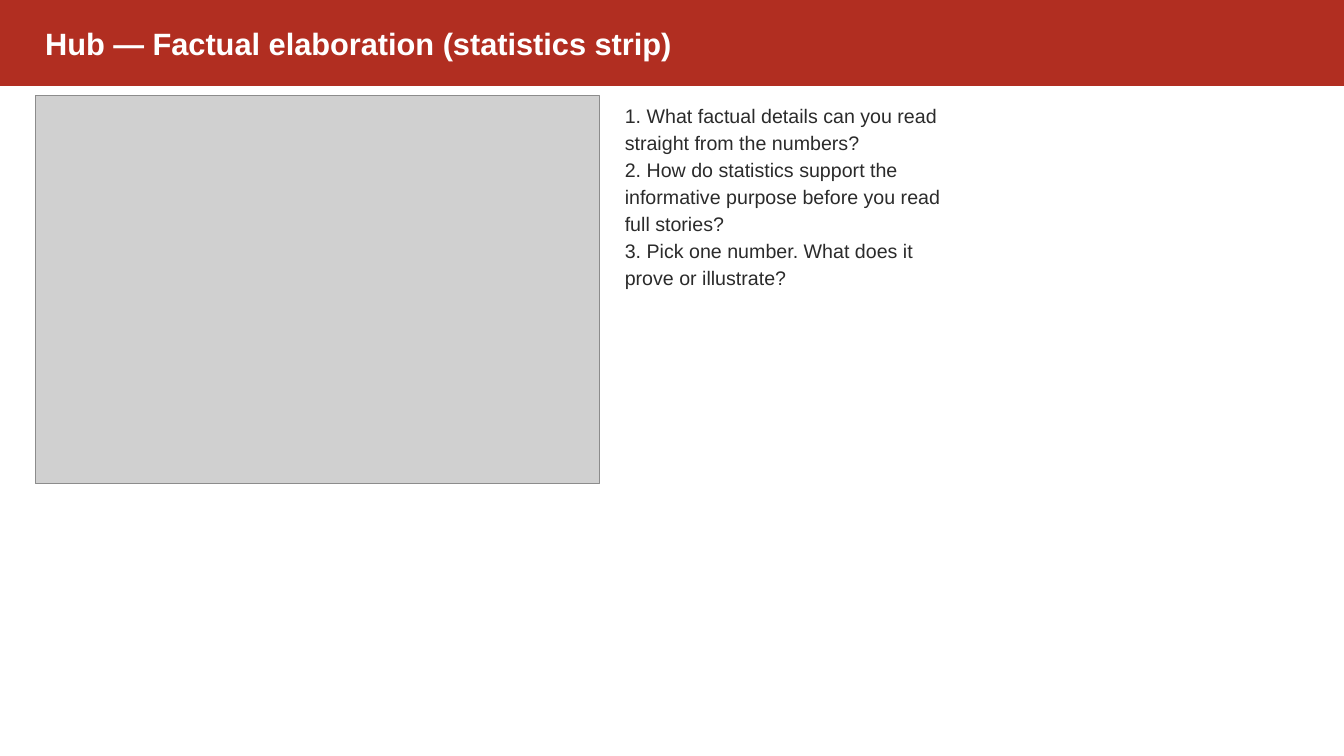
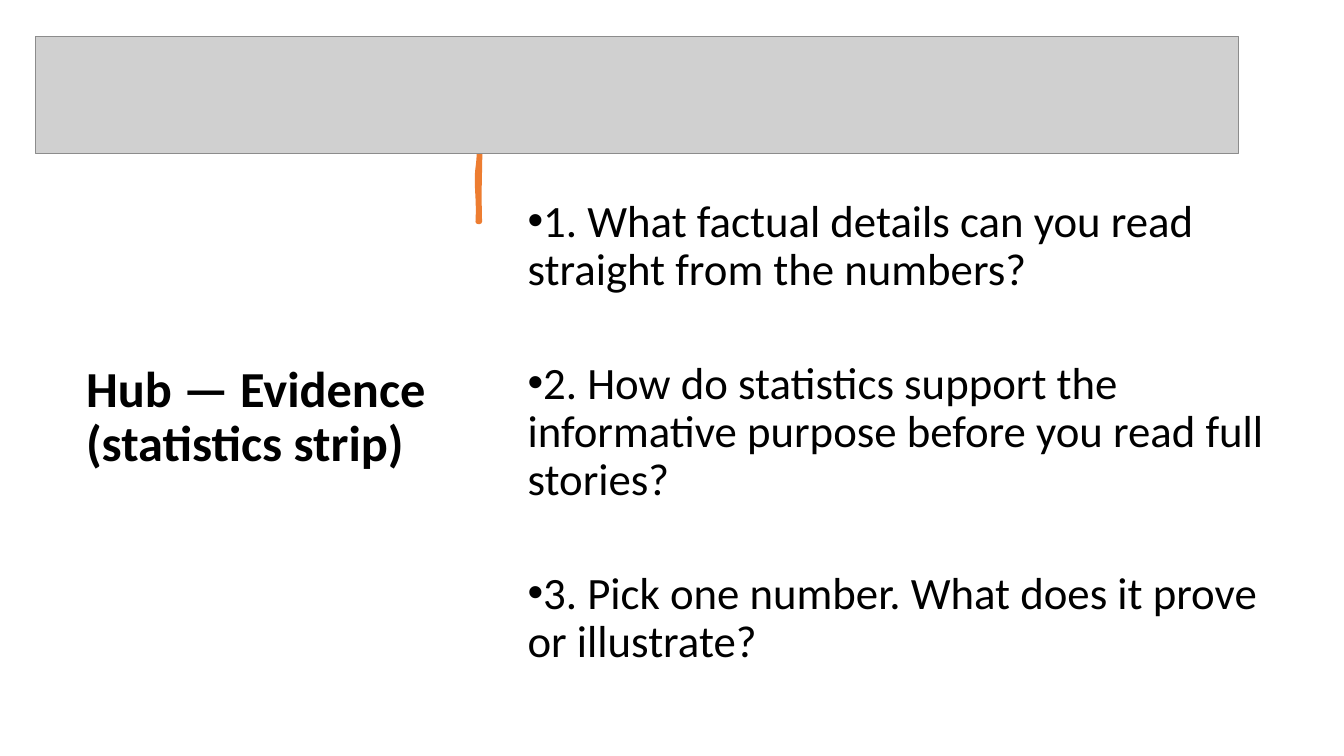
Before and after one commit to dsuth10/Joshua, a slide deck: slide 8 of Units/English/English_Unit_2/Lesson_Plans/Lesson_02_Slides.pptx. Drawn at 1344x756 pixels with LibreOffice and Linux fonts; fonts in the diff are those of the drawing; grey boxes stand for pictures. Boxes give left, top, right and bottom in pixels: in the first picture for what was removed or moved away, otherwise in the second. Text is boxed around its words. In the diff, an @@ line names an element or a change of style, - is before the commit and + after.

```diff
--- a/Units/English/English_Unit_2/Lesson_Plans/Lesson_02_Slides.pptx
+++ b/Units/English/English_Unit_2/Lesson_Plans/Lesson_02_Slides.pptx
@@ rectangle removed at [0,0,1344,86] @@
@@ picture: place and size @@
-picture at [35,96,600,484]
+picture at [35,36,1239,153]
@@ freeform shape added at [478,50,480,222], fill #ED7D31, outline #ED7D31 3.25 pt @@
@@ text "1. What factual details can ...": place and size @@
-text "1. What factual details can ..." at [625,108,940,289]
+text "1. What factual details can ..." at [528,206,1264,658]
@@ text "1. What factual details can ..." at [528,206,1264,658]: size 14 to 32 pt, font Arial to Calibri, text colour #2B2B2B to #000000; bullet none to •; line spacing 1.15 to 0.9; more space between paragraphs; vertical alignment top to middle @@
@@ text at [86,371,425,469]: text changed; size 22 to 36 pt; font Arial to Calibri; text colour #FFFFFF to #000000 @@
-Hub — Factual elaboration (statistics strip)
+Hub — Evidence (statistics strip)
```
Also in this commit, not shown: 16 other slides changed, 1 other file.
